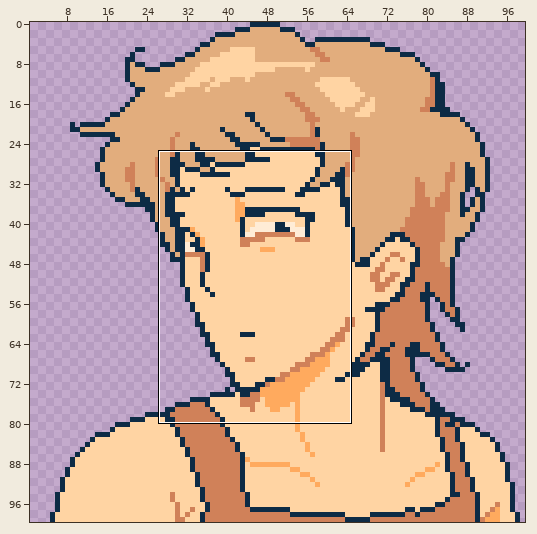
A pixel-art file gets an edit: assets/Characters/Nathan/nathan_portraits/nathan.aseprite. The picture above shows the old version from afar; the outline marks the close-up.
Close-up. Old version:
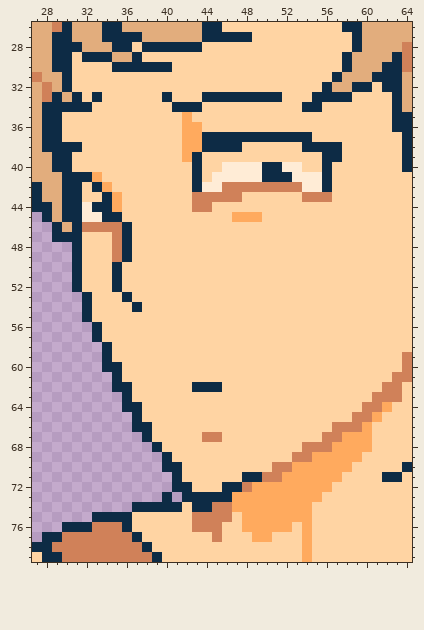
100x100 pixels, 1 frame. Shown: x 27..64, y 26..79. The wide view leaves out empty margins.
Once edited:
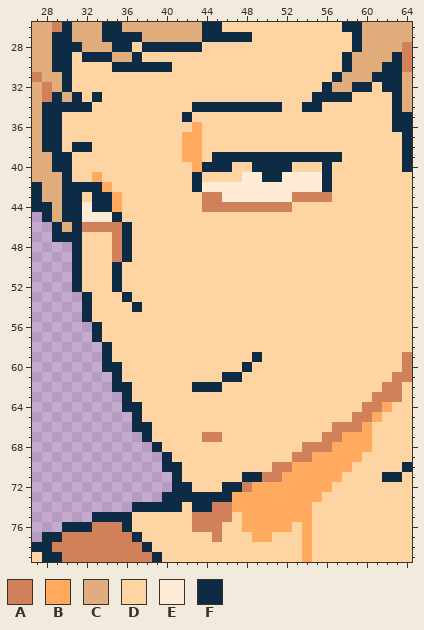
Palette (. is transparent): A #d08159  B #ffaa5e  C #e2ad7d  D #ffd4a3  E #ffecd6  F #0d2b45
Diff:
layer "normal" now shown
layer "angry" now hidden
y 33: x 40 F -> D; x 44..51 FFFFFFFF -> DDDDDDDD
y 34: x 41..42 FF -> DD; x 44..51 DDDDDDDD -> FFFFFFFF
y 35: x 42 B -> F
y 36: x 42 B -> D
y 37: x 44..54 FFFFFFFFFFF -> DDDDDDDDDDD
y 38: x 30 F -> D; x 32 D -> F; x 44..47 FFFF -> DDDD; x 54..57 FFFF -> DDDD
y 39: x 43 F -> B; x 45..55 DDDDDDDDDDD -> FFFFFFFFFFF
y 40: x 43..49 FDDEEEE -> BFFFDDF; x 52..53 EE -> FD
y 41: x 31..32 FF -> DD; x 45..47 EEE -> DDD; x 52 F -> E
y 42: x 32 D -> F; x 46..53 AAAAAAAA -> EEEEEEEE
y 43: x 33 D -> F; x 43 A -> D; x 46..53 AADDDDDD -> EEEEEEEA
y 44: x 43 A -> D; x 45..52 DDDDDDDD -> AAAAAAAA
y 45: x 34 F -> E; x 47..49 BBB -> DDD
y 59: x 49 D -> F
y 60: x 48 D -> F
y 61: x 46..47 DD -> FF
y 73: x 41 . -> F
